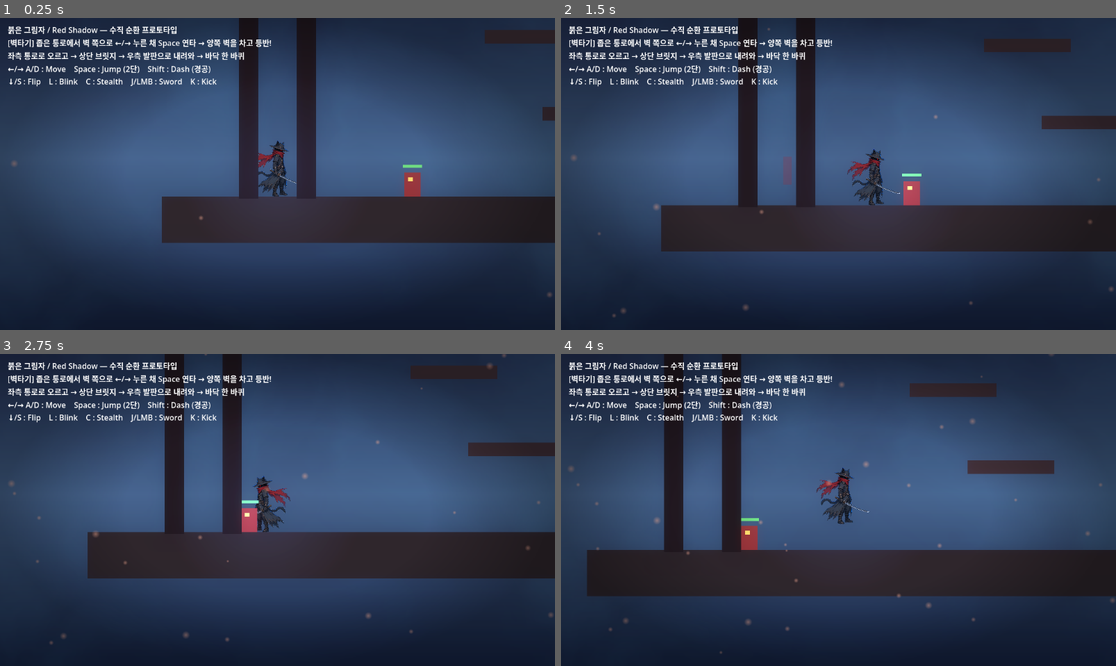
Above: before the commit, frames 1-4 (two rows, left to right).
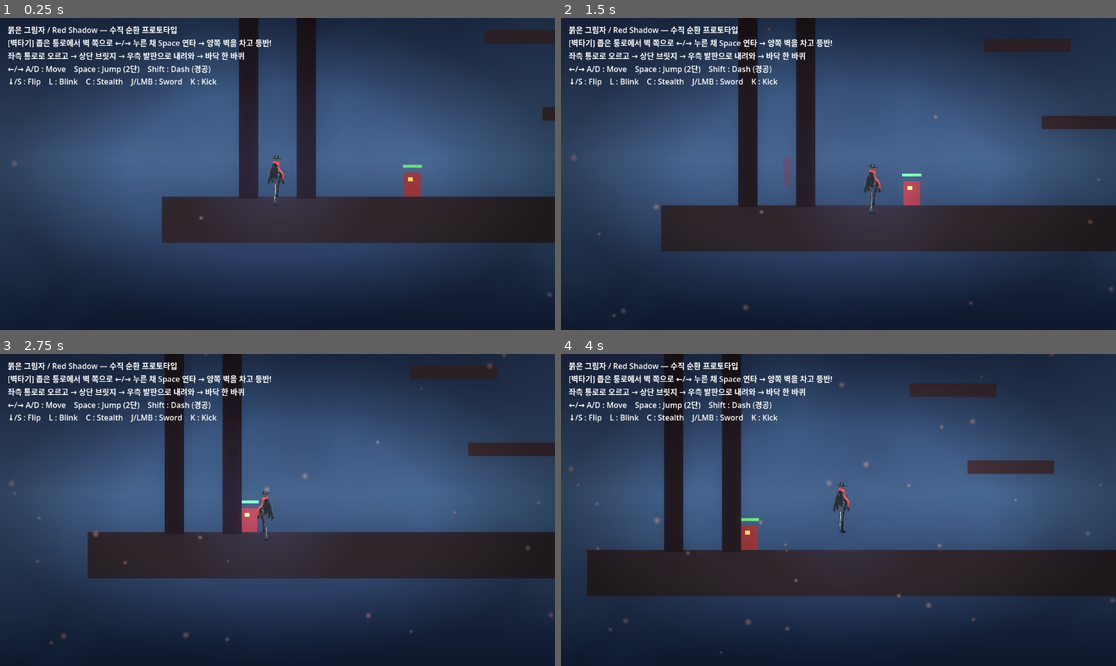
Above: after the commit, the same moments.

Repository: perjoom-sketch/red-shadow
Game: Godot game, scene res://scenes/Main.tscn
The game is run twice, just before and just after one commit, with the same random seed, the same clock (stepped at 60 frames per second) and the same inputs.
Inputs:
- Up to frame 1 (0.25 s): no input
- Up to frame 2 (1.5 s): hold Right (move_right) from 0.53 s (still down); tap J (attack) at 0.6 s; tap Space (jump) at 0.77 s; tap L (blink) at 1.35 s
- Up to frame 3 (2.75 s): tap Space (jump) at 1.52 s; release Right (move_right) at 2.03 s; hold Left (move_left) from 2.03 s (still down); tap Shift (dash) at 2.1 s
- Up to frame 4 (4 s): release Left (move_left) at 2.78 s; hold Right (move_right) from 2.78 s (still down); tap Down (flip) at 2.85 s; tap Space (jump) at 3.02, 3.77 s; tap K (kick) at 3.6 s

The runs differ from the first frame. In frame 1, 0.5% of the frame differs, in the area x 46-54%, y 39-60%; in frame 2, 0.5%; in frame 3, 0.5%; in frame 4, 0.6%, in the area x 45-56%, y 36-58%.
Error after the commit: Parse Error: Cannot infer the type of "cur_pos" variable because the value doesn't have a set type. (res://scripts/ClothSway.gd:22)

Commit message:
Mount PlayerRig instance under Visual node

Diff:
--- a/scenes/Player.tscn
+++ b/scenes/Player.tscn
@@ -1,7 +1,8 @@
-[gd_scene load_steps=6 format=3 uid="uid://bredshadowplyr1"]
+[gd_scene load_steps=7 format=3 uid="uid://bredshadowplyr1"]
 
 [ext_resource type="Script" path="res://scripts/Player.gd" id="1_player"]
 [ext_resource type="Texture2D" path="res://assets/player.png" id="3_tex"]
+[ext_resource type="PackedScene" uid="uid://dyekevua2ri06" path="res://scenes/PlayerRig.tscn" id="4_rig"]
 
 [sub_resource type="RectangleShape2D" id="RectangleShape2D_1"]
 size = Vector2(36, 92)
@@ -31,6 +32,11 @@
 position = Vector2(2, -14)
 scale = Vector2(0.26, 0.26)
 texture = ExtResource("3_tex")
+visible = false
+
+[node name="Rig" parent="Visual" instance=ExtResource("4_rig")]
+position = Vector2(0, 0)
+scale = Vector2(0.15, 0.15)
 
 [node name="Camera2D" type="Camera2D" parent="."]
 position_smoothing_enabled = true
